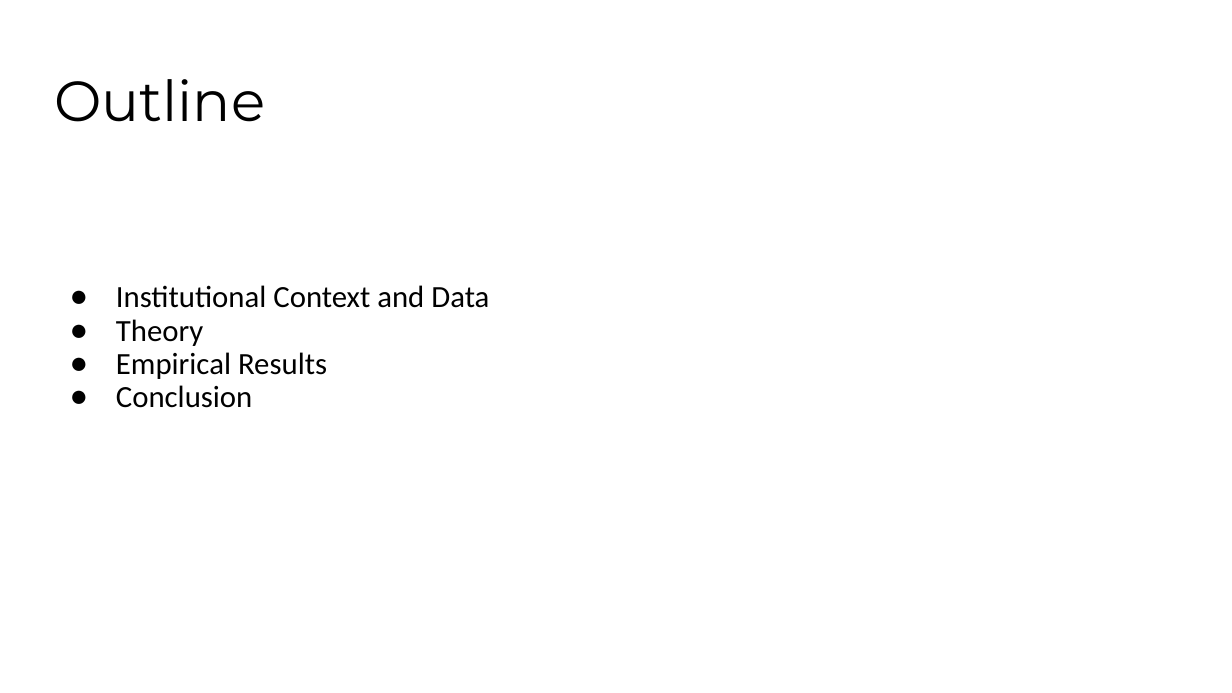
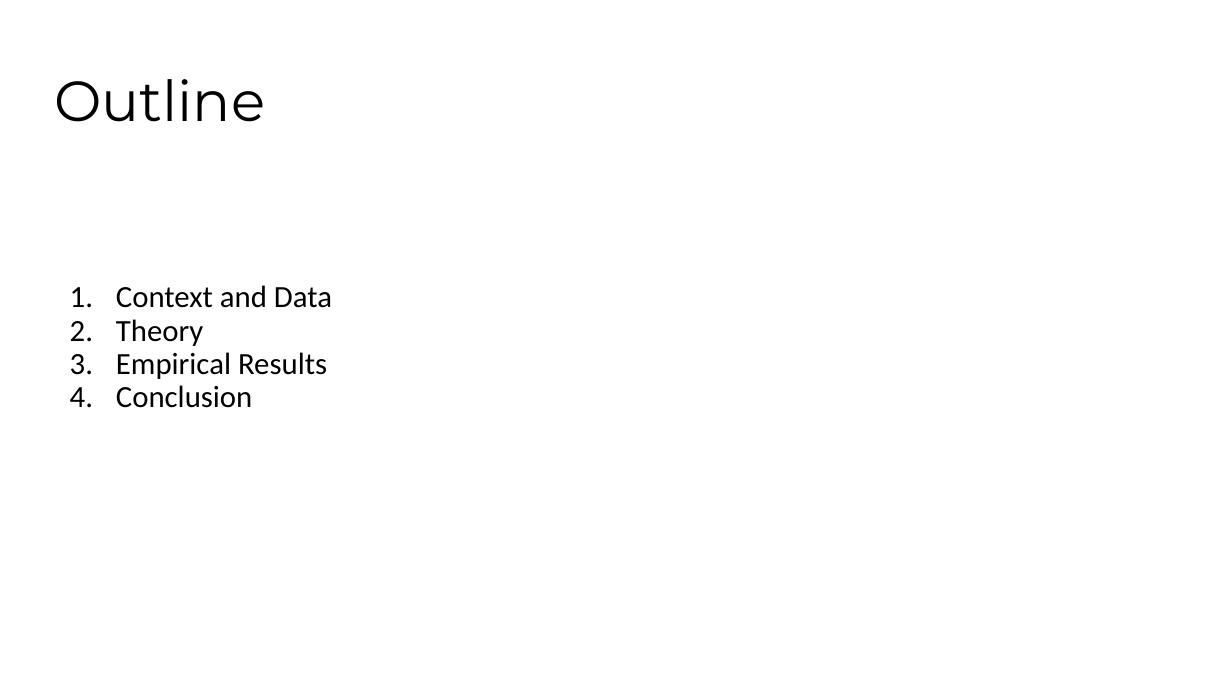
Before and after one commit to galileukim/patronage-education, a slide deck: slide 8 of presentation/2020_presentation_patronage_brazil_lab.pptx. Drawn at 1232x693 pixels with LibreOffice and Linux fonts; fonts in the diff are those of the drawing. Boxes give left, top, right and bottom in pixels: in the first picture for what was removed or moved away, otherwise in the second. Text is boxed around its words. In the diff, an @@ line names an element or a change of style, - is before the commit and + after.

```diff
--- a/presentation/2020_presentation_patronage_brazil_lab.pptx
+++ b/presentation/2020_presentation_patronage_brazil_lab.pptx
@@ text at <box>116,285,332,308</box>: text changed @@
-● Institutional Context and Data
+1. Context and Data
```
Also in this commit, not shown: 7 other slides changed, 4 slides added, 2 slides removed, 2 other files.
